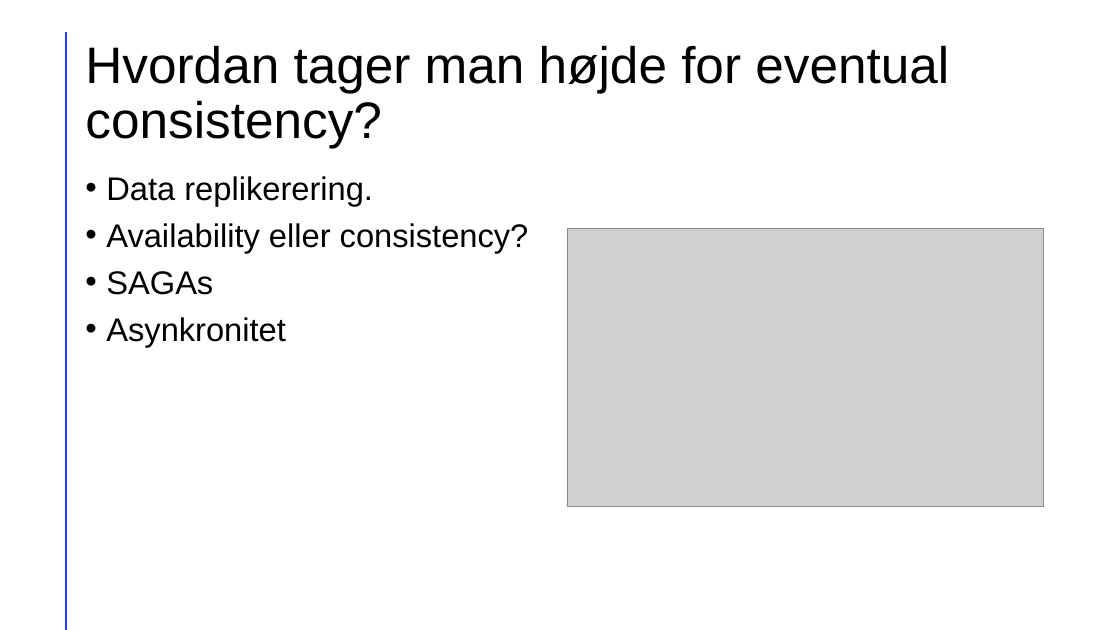
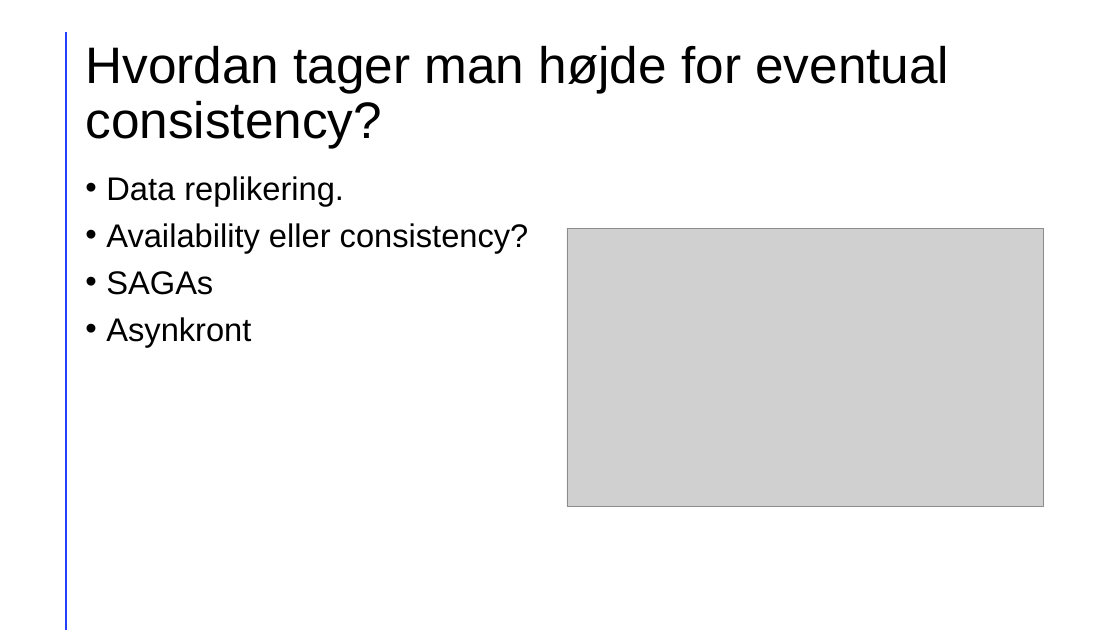
Before and after one commit to julian-code/DotnetCoreExam, a slide deck: slide 5 of NET Core og Microservices.pptx. Drawn at 1120x630 pixels with LibreOffice and Linux fonts; fonts in the diff are those of the drawing; grey boxes stand for pictures. Boxes give left, top, right and bottom in pixels: in the first picture for what was removed or moved away, otherwise in the second. Text is boxed around its words. In the diff, an @@ line names an element or a change of style, - is before the commit and + after.

```diff
--- a/NET Core og Microservices.pptx
+++ b/NET Core og Microservices.pptx
@@ text at (106,176,344,206): text changed @@
-• Data replikerering.
+• Data replikering.
@@ text at (106,317,251,346): text changed @@
-• Asynkronitet
+• Asynkront
```
